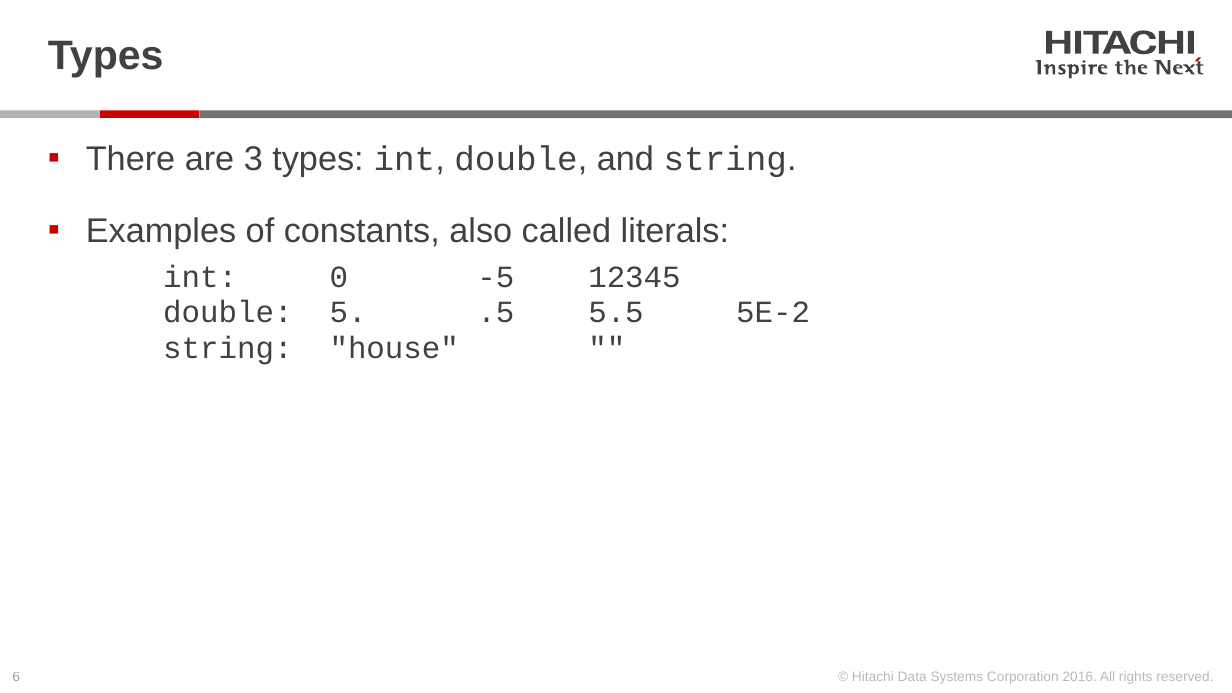
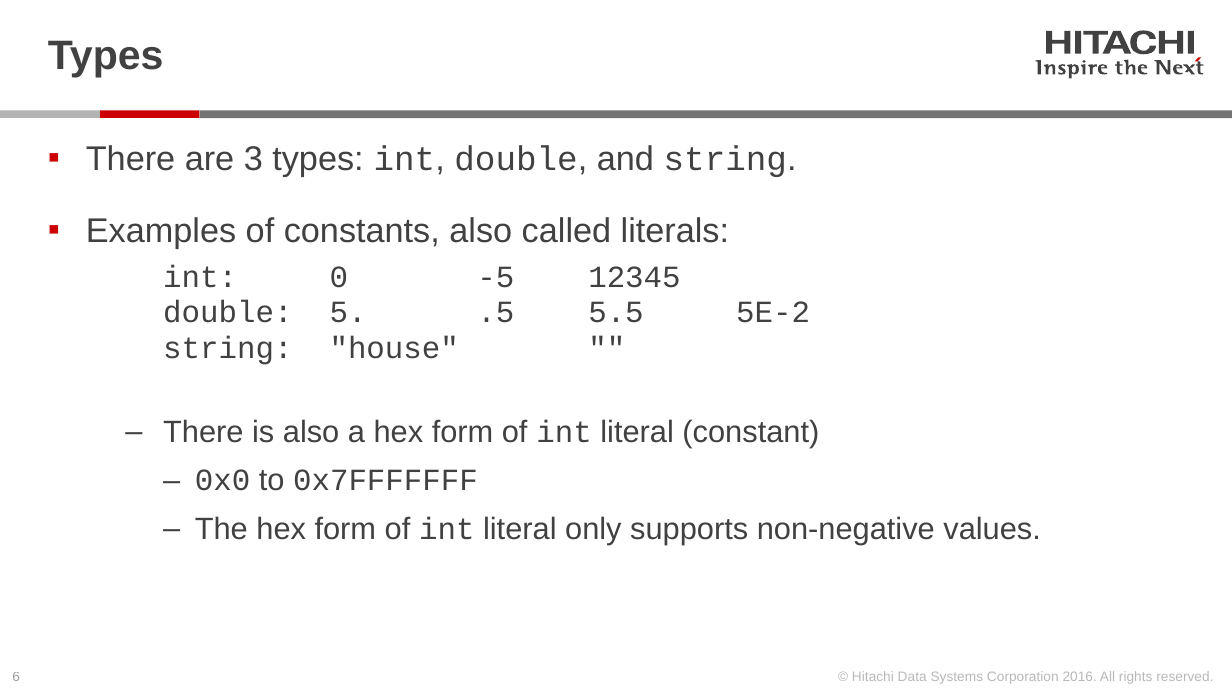
Before and after one commit to Hitachi-Data-Systems/ivy, a slide deck: slide 6 of doc/Programming ivy reference.pptx. Drawn at 1232x693 pixels with LibreOffice and Linux fonts; fonts in the diff are those of the drawing. Boxes give left, top, right and bottom in pixels: in the first picture for what was removed or moved away, otherwise in the second. Text is boxed around its words. In the diff, an @@ line names an element or a change of style, - is before the commit and + after.

Commit message:
update to Programming ivy reference for hex int literals & int_to_ldev() builtin

```diff
--- a/doc/Programming ivy reference.pptx
+++ b/doc/Programming ivy reference.pptx
@@ text at [163,419,1041,545]: paragraphs added @@
+    ‒ There is also a hex form of int literal (constant)
+      ‒ 0x0 to 0x7FFFFFFF
+      ‒ The hex form of int literal only supports non-negative values.
```
Also in this commit, not shown: 2 other slides changed, 1 other file.
